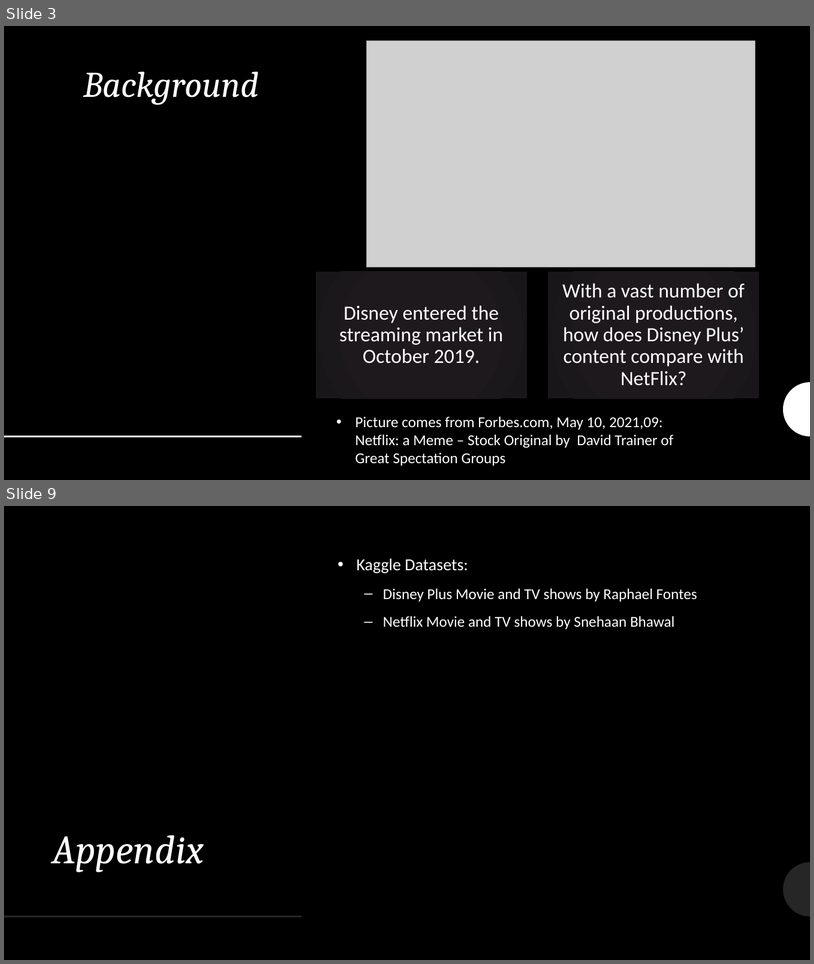
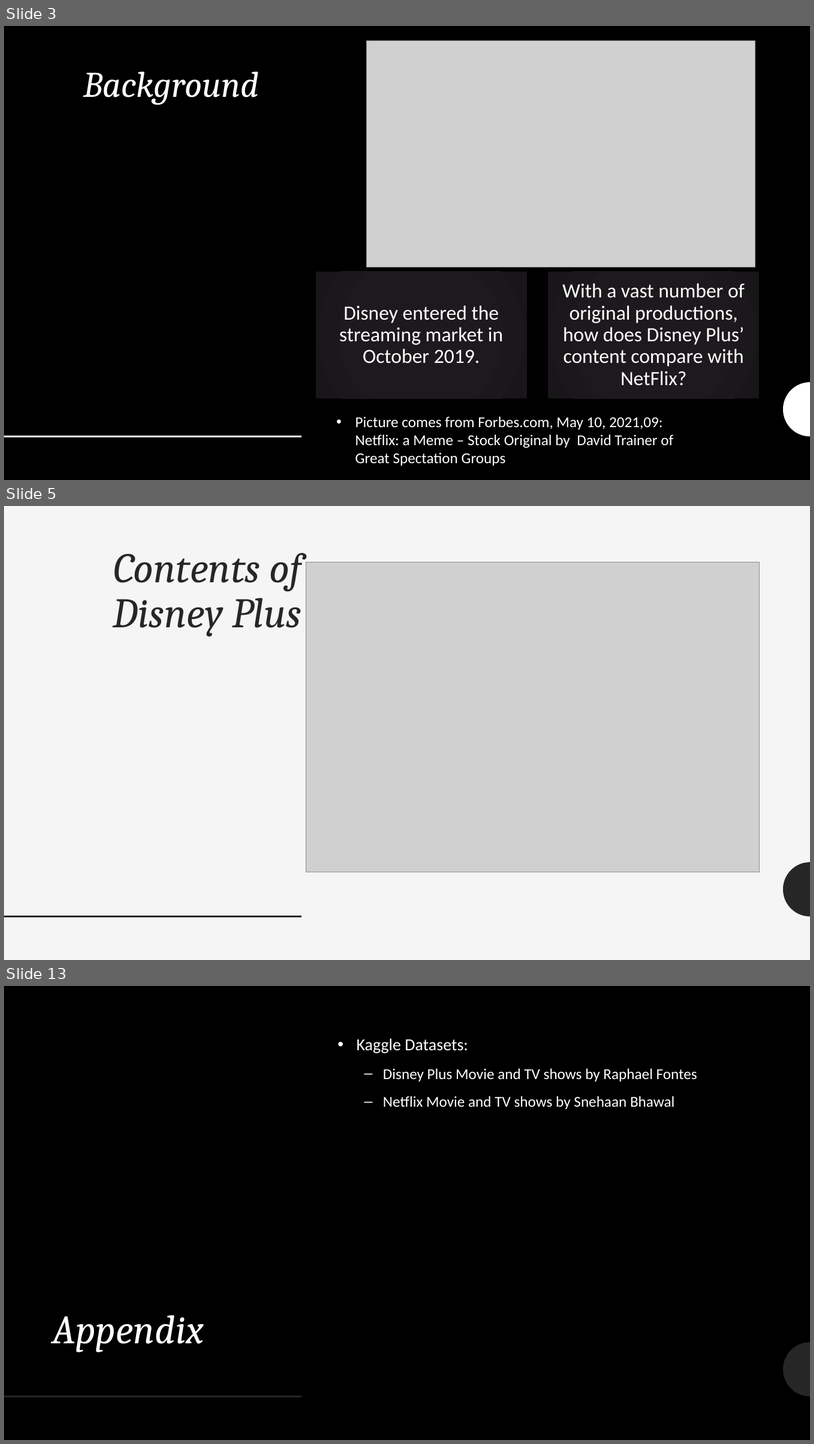
Before and after one commit to qwang27/Python_Into_Project, a slide deck: Analysis of Disney Plus Competitiveness over Netflix.pptx. Shown one above the other, each under a label of ours: slides 3 and 9 before the commit, slides 3, 5 and 13 after it; the slides between them are not shown. The pictures are 814x964 and 814x1444 pixels, drawn with LibreOffice and Linux fonts; fonts in the diff are those of the drawing; grey boxes stand for pictures. Boxes give left, top, right and bottom in pixels: in the first picture for what was removed or moved away, otherwise in the second. Text is boxed around its words. In the diff, an @@ line names an element or a change of style, - is before the commit and + after.

```diff
--- a/Analysis of Disney Plus Competitiveness over Netflix.pptx
+++ b/Analysis of Disney Plus Competitiveness over Netflix.pptx
@@ slide 5 added at [4,506,810,960], background #F5F5F5; not listed: 2 template elements that a slide beside it also shows @@
@@ title added at [113,553,302,636], 50 pt, text #262626, italic @@
+Contents of Disney Plus
@@ picture added at [306,562,760,872] @@
@@ what was slide 9 is now slide 13 @@
```
Also in this commit, not shown: 3 slides changed, 5 other slides added, 2 slides removed, 3 other files.
